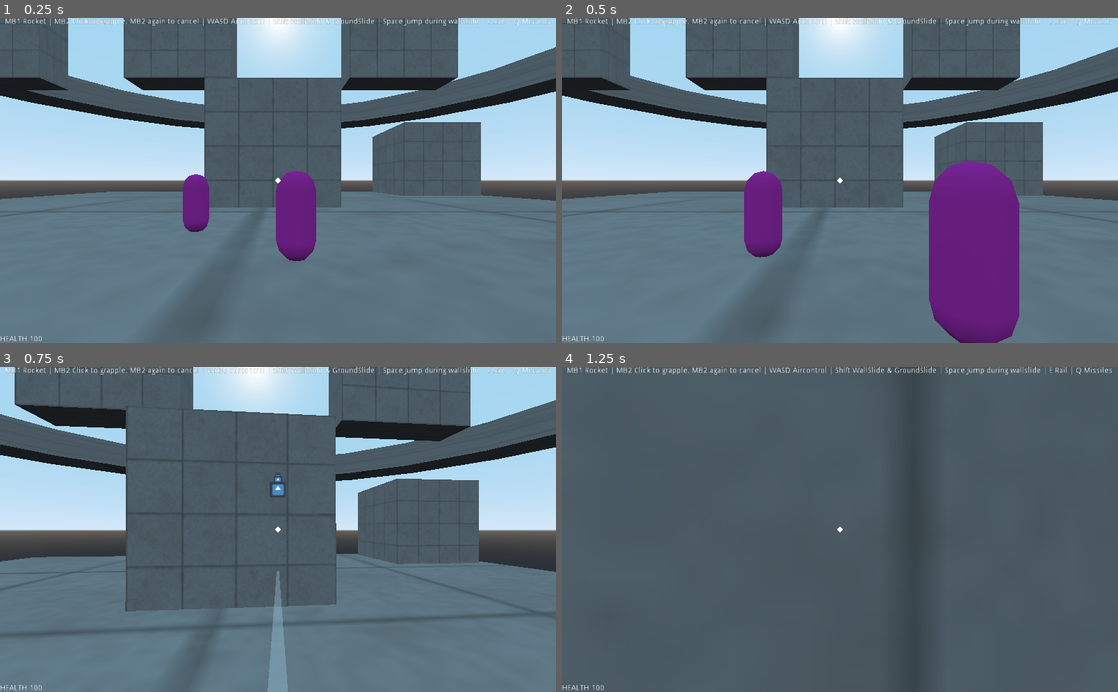
Above: before the commit, frames 1-4 (two rows, left to right).
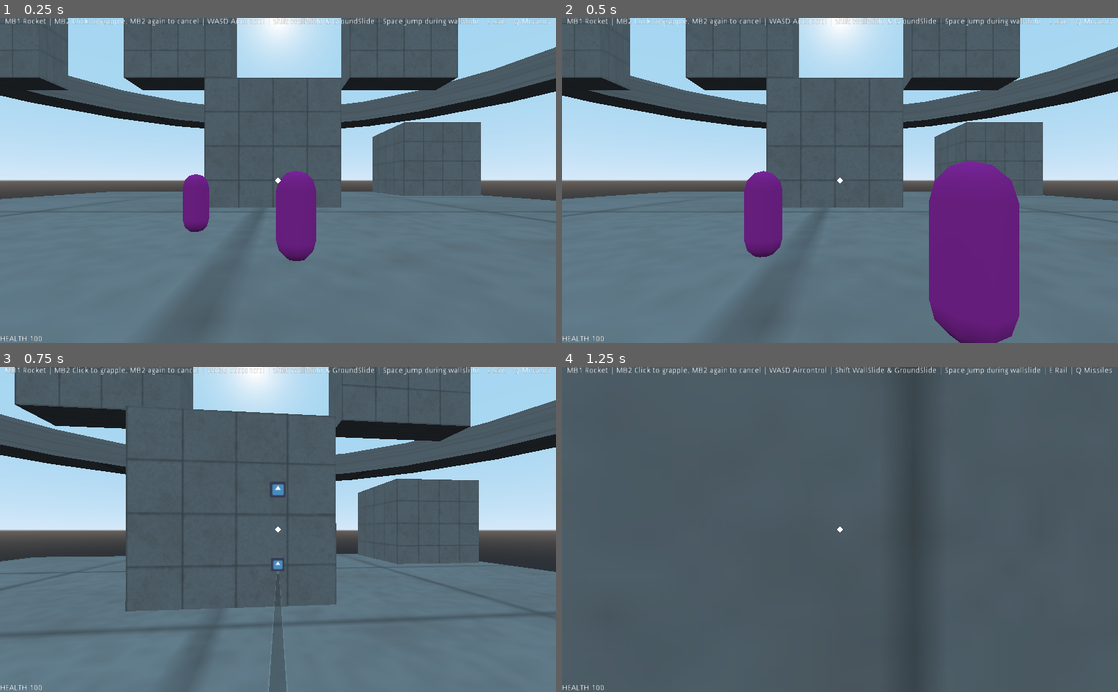
Above: after the commit, the same moments.

Repository: Game-Developers-Kerala/clichemovementshooter
Game: Godot game, scene res://levels/TestArena.tscn
The game is run twice, just before and just after one commit, with the same random seed, the same clock (stepped at 60 frames per second) and the same inputs. The engine's default icon, where the game draws it, is replaced by a stand-in: a white triangle on a blue panel in a dark square.
Inputs (mouse positions are in pixels of both pictures, inside the frame that each line leads up to):
- Up to frame 1 (0.25 s): no input
- Up to frame 2 (0.5 s): no input
- Up to frame 3 (0.75 s): tap Enter at 0.5 s; move the mouse to (305, 529) at 0.52 s; hold W (forward) from 0.53 s (still down); hold Right mouse button (grapple) from 0.53 s (still down)
- Up to frame 4 (1.25 s): keep holding W (forward); keep holding Right mouse button (grapple); tap Space (jump) at 0.77, 1.07 s; tap Shift (slide) at 0.8 s

Frames 1-2 are identical in both runs. In frame 3, 0.8% of the frame differs, in the area x 48-52%, y 32-100%; in frame 4, nothing differs.

Commit message:
added movement prediction by movement states

Diff:
--- a/scenes/player.tscn
+++ b/scenes/player.tscn
@@ -33,6 +33,7 @@
 
 [sub_resource type="SpatialMaterial" id=5]
 flags_transparent = true
+params_cull_mode = 1
 albedo_color = Color( 1, 1, 1, 0.356863 )
 
 [node name="Player" type="KinematicBody" groups=["player"]]
@@ -258,6 +259,9 @@
 no_depth_test = true
 texture = ExtResource( 2 )
 
+[node name="PredictionSuspend" type="Timer" parent="."]
+one_shot = true
+
 [connection signal="area_entered" from="GeneralArea" to="." method="_on_GeneralArea_area_entered"]
 [connection signal="body_entered" from="GeneralArea" to="." method="_on_GeneralArea_body_entered"]
 [connection signal="body_exited" from="GeneralArea" to="." method="_on_GeneralArea_body_exited"]
--- a/scripts/player.gd
+++ b/scripts/player.gd
@@ -22,6 +22,8 @@
 var velocity : Vector3 = Vector3.ZERO
 var snap := Vector3.ZERO
 
+var grapplevec = Vector3.ZERO
+var grapplelength = 0.0
 var grappled_enemy :Node = null
 var grappling_enemy :bool = false
 onready var grapple_targ = $floaters/GrappleTargArea
@@ -62,6 +64,7 @@
 var predict_past_vel :PoolVector3Array = []
 var predict_future_pos :PoolVector3Array = []
 onready var predict_blink_timer = $PredictionBlink
+var prediction_suspend_time := 0.5
 
 func _ready():
 	predict_past_pos.resize(4)
@@ -96,8 +99,8 @@
 	var dir = Vector3.ZERO
 	var floornorm = get_floor_normal()
 	var speed = GRAPPLESPEED
-	var grapplevec = Vector3.ZERO
-	var grapplelength = 0.0
+#	var grapplevec = Vector3.ZERO
+#	var grapplelength = 0.0
 
 	set_move_state()
 
@@ -220,8 +223,12 @@
 	change_movestate(movestates.air)
 
 func change_movestate(to_state,args:={}):
+	if movestate == to_state:
+		return
 	match to_state:
 		movestates.air:
+			if $PredictionSuspend.is_stopped():
+				$PredictionSuspend.start(prediction_suspend_time)
 			if movestate == movestates.ground and !jumping:
 				air_auto_dir = true
 			if args.has("auto_dir"):
@@ -229,6 +236,7 @@
 			air_accel = 4.0
 		_:
 			air_auto_dir = false
+			$PredictionSuspend.stop()
 	movestate = to_state
 
 func shoot():
@@ -381,6 +389,12 @@
 
 
 func _on_PredictionBlink_timeout():
+	if $PredictionSuspend.time_left:
+		predict_future_pos.remove(0)
+		var size = predict_future_pos.size()
+		print("suspended prediction: array size", size)
+		predict_future_pos.append(predict_future_pos[size-1])
+		return
 	var curPos = global_translation+CENTER_OF_MASS
 	var predi
 	var interval = $PredictionBlink.wait_time
@@ -394,8 +408,11 @@
 				predict_future_pos[i] = curPos + velocity*(i+1)*interval
 				$PredictionDebugIcons.get_child(i).global_translation = predict_future_pos[i]
 		movestates.grapple:
+			predict_future_pos.fill(grapple_targ.global_translation)
+			var eta = grapplelength/float(GRAPPLESPEED)
 			for i in predict_future_pos.size():
-				predict_future_pos[i] = curPos + velocity*(i+1)*interval
+				if !(i+1)*interval > eta:
+					predict_future_pos[i] = curPos + velocity*(i+1)*interval
 				$PredictionDebugIcons.get_child(i).global_translation = predict_future_pos[i]
 		movestates.wall:
 			for i in predict_future_pos.size():
